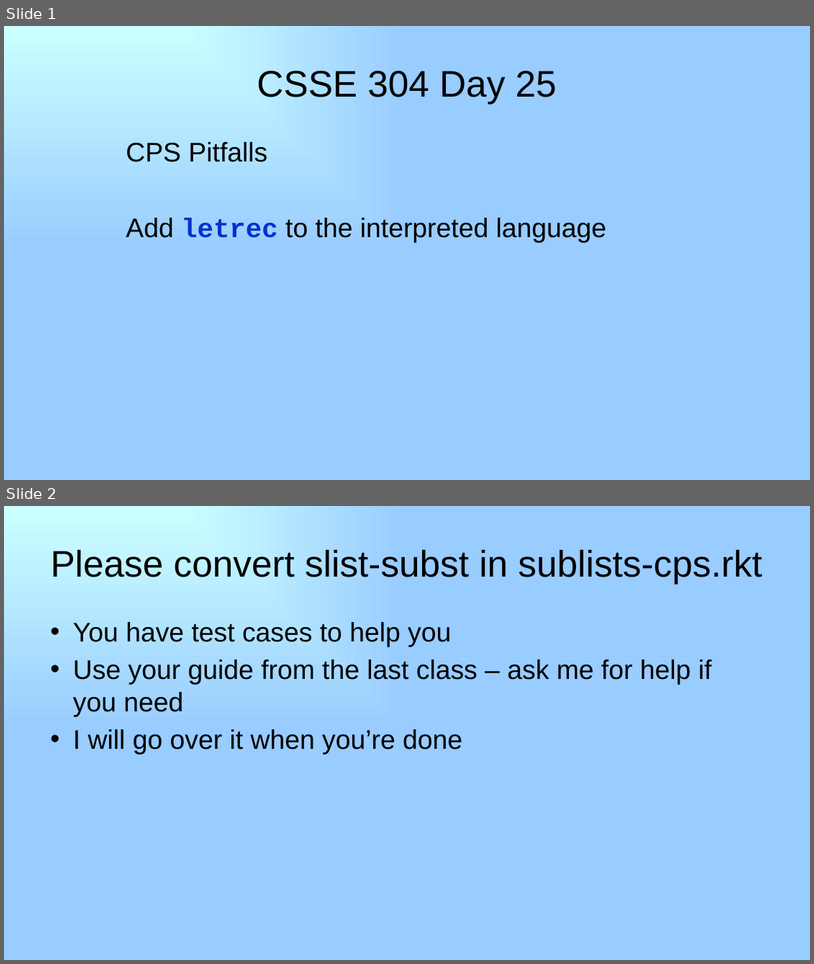
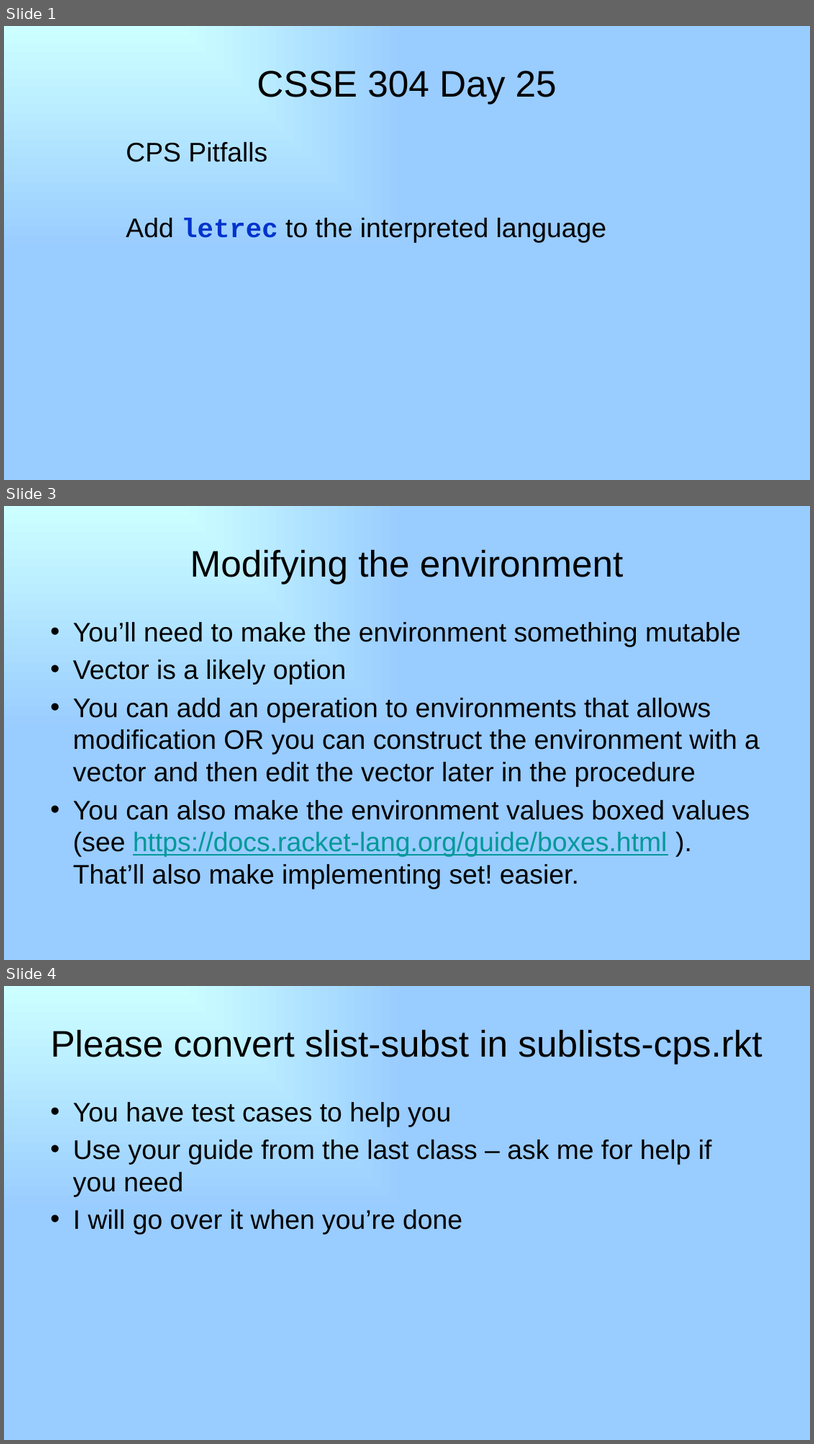
Before and after one commit to RHIT-CSSE/csse304, a slide deck: ClassMaterials/CPSMore2/25-letrec-In-Interpreter.pptx. Shown one above the other, each under a label of ours: slides 1 and 2 before the commit, slides 1, 3 and 4 after it; the slides between them are not shown. The pictures are 814x964 and 814x1444 pixels, drawn with LibreOffice and Linux fonts; fonts in the diff are those of the drawing. Boxes give left, top, right and bottom in pixels: in the first picture for what was removed or moved away, otherwise in the second. Text is boxed around its words. In the diff, an @@ line names an element or a change of style, - is before the commit and + after.

```diff
--- a/ClassMaterials/CPSMore2/25-letrec-In-Interpreter.pptx
+++ b/ClassMaterials/CPSMore2/25-letrec-In-Interpreter.pptx
@@ slide 3 added at [4, 506, 810, 960], background gradient #CCFFFF to #99CCFF @@
@@ title added at [190, 549, 623, 584], 44 pt, text #000000 @@
+Modifying the environment
@@ text added at [73, 622, 760, 889], 32 pt, text #000000 @@
+• You’ll need to make the environment something mutable
+• Vector is a likely option
+• You can add an operation to environments that allows modification OR you can construct the environment with a vector and then edit the vector later in the procedure
+• You can also make the environment values boxed values (see https://docs.racket-lang.org/guide/boxes.html ). That’ll also make implementing set! easier.
@@ what was slide 2 is now slide 4 @@
```
Also in this commit, not shown: 1 other slide added, 19 slides removed, 5 other files.
